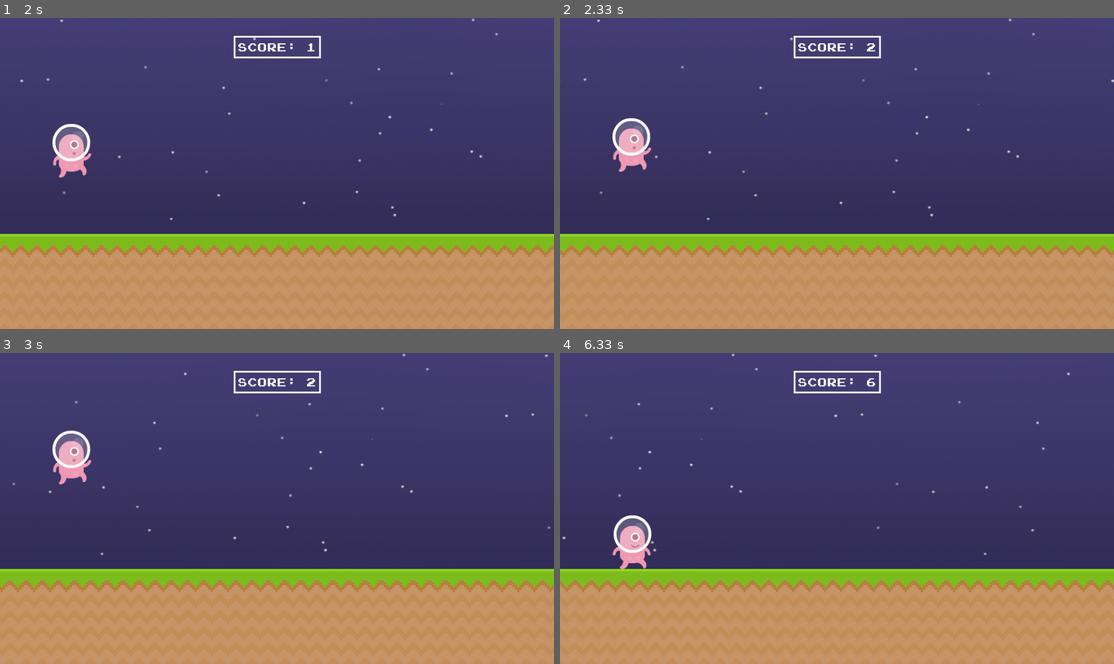
Above: before the commit, frames 1-4 (two rows, left to right).
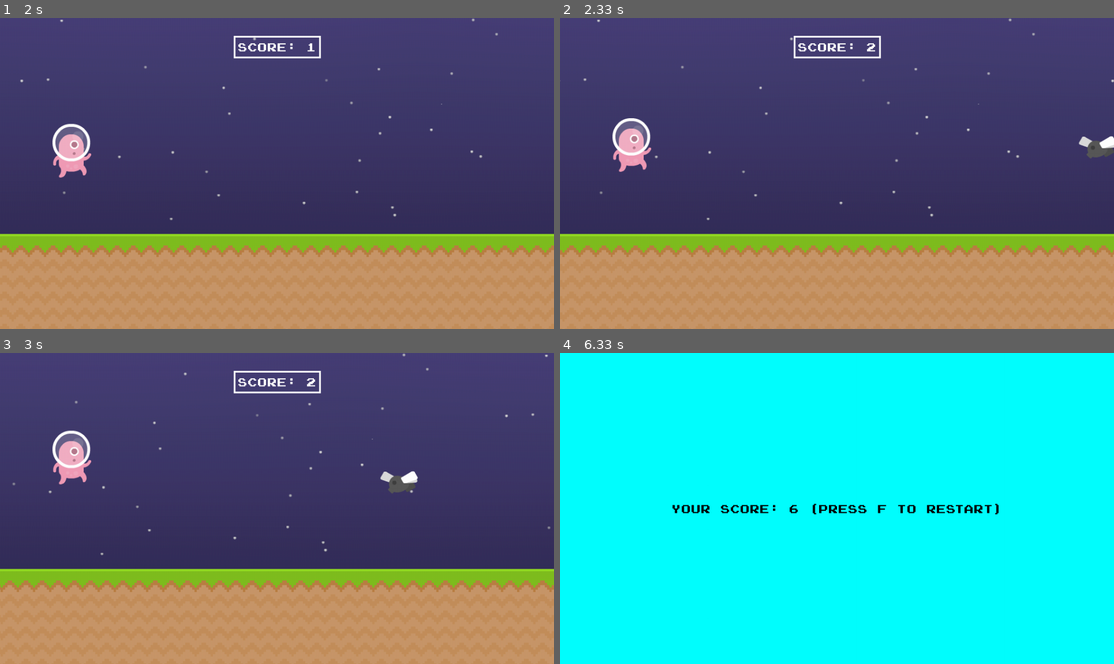
Above: after the commit, the same moments.

Repository: jakubvod/pygame_game
Game: pygame game, started from running_man.py
Same seed, same stepped clock (60 frames per second), same inputs: the game is played once before the commit and once after it.
Inputs:
- Up to frame 1 (2 s): tap Space at 0.33, 0.73, 1.03, 1.23, 1.57, 1.87 s
- Up to frame 2 (2.33 s): tap Space at 2.07 s
- Up to frame 3 (3 s): tap Space at 2.37, 2.63, 2.97 s
- Up to frame 4 (6.33 s): tap Space at 3.27, 3.4, 4.87, 5.17, 5.37, 5.67, 6.2 s

Frame 1 is identical in both runs. In frame 2, 0.3% of the frame differs, in the area x 93-100%, y 37-46%; in frame 3, 0.3%; in frame 4, 100%, in the area x 0-100%, y 0-100%.

Commit message:
add obstacles (fly, spider)

Diff:
--- a/running_man.py
+++ b/running_man.py
@@ -1,7 +1,7 @@
 from pathlib import Path
 import pygame
 import math
-from random import randint
+from random import randint, choice
 
 # Constants
 FPS = 60
@@ -23,9 +23,9 @@
         self.image = self.player_walk[int(self.player_index)]
         self.rect = self.image.get_rect(midbottom = (125, PLAYER_HEIGHT))
 
-    def check_input(self) -> None:
+    def check_input(self, game_active: bool) -> None:
         keys = pygame.key.get_pressed()
-        if keys[pygame.K_SPACE] and self.rect.bottom >= PLAYER_HEIGHT:
+        if game_active and keys[pygame.K_SPACE] and self.rect.bottom >= PLAYER_HEIGHT:
             self.gravity = -18
 
     def apply_gravity(self) -> None:
@@ -44,11 +44,48 @@
             if self.player_index >= len(self.player_walk): self.player_index = 0
             self.image = self.player_walk[int(self.player_index)]
 
+    def update(self, game_active: bool) -> None:
+        self.animate()
+        self.check_input(game_active)
+        self.apply_gravity()
+
+class Obstacle(pygame.sprite.Sprite):
+    def __init__(self, name: str) -> None:
+        super().__init__()
+        self.animation_index = 0.0
+        self.animations: list[pygame.Surface] = []
+
+        if name == "spider":
+            self.animations.append(pygame.image.load(abs_path / "graphics" / "obstacles" / "spider_walk1.png").convert_alpha())
+            self.animations.append(pygame.image.load(abs_path / "graphics" / "obstacles" / "spider_walk2.png").convert_alpha())
+            self.image = self.animations[int(self.animation_index)]
+            self.rect = self.image.get_rect(midbottom = (randint(1000,1400), PLAYER_HEIGHT))
+
+        else: # fly
+            self.animations.append(pygame.image.load(abs_path / "graphics" / "obstacles" / "fly.png").convert_alpha())
+            self.animations.append(pygame.image.load(abs_path / "graphics" / "obstacles" / "fly_fly.png").convert_alpha())
+            self.image = self.animations[int(self.animation_index)]
+            self.rect = self.image.get_rect(midbottom = (randint(1000,1400), 250))
+
+    def animate(self) -> None:
+        self.animation_index += 0.1
+        if self.animation_index >= len(self.animations): self.animation_index = 0
+        self.image = self.animations[int(self.animation_index)]
+
+    def destroy(self) -> None:
+        if self.rect.right <= 0:
+            self.kill()
+
     def update(self) -> None:
         self.animate()
-        self.check_input()
-        self.apply_gravity()
+        self.rect.x -= 6
+        self.destroy()
 
+def collision() -> bool:
+    if pygame.sprite.spritecollide(player.sprite, obstacle_group, False):
+        obstacle_group.empty()
+        return True
+    return False
 
 def display_score() -> int:
     # Score
@@ -106,8 +143,11 @@
 # Groups
 player = pygame.sprite.GroupSingle()
 player.add(Player())
+obstacle_group = pygame.sprite.Group()
 
-enemies = pygame.sprite.Group()
+# Obstacle timer
+obstacle_timer = pygame.USEREVENT + 1
+pygame.time.set_timer(obstacle_timer,1700)
 
 
 while True:
@@ -116,16 +156,40 @@
             pygame.quit()
             exit()
 
+        if game_active:
+            if event.type == obstacle_timer:
+                obstacle_group.add(Obstacle(choice(["spider", "spider", "fly"])))
+        else:
+            if event.type == pygame.KEYDOWN and event.key == pygame.K_f:
+                game_active = True
+                start_time = pygame.time.get_ticks() # Reset timer after death
 
     if game_active:
         # Scroll background
         ground_scroll, sky_scroll = draw_background(sky_background, ground, ground_scroll, sky_scroll)
 
         player.draw(screen)
-        player.update()
+
+        obstacle_group.draw(screen)
+        obstacle_group.update()
+
         score = display_score()
+
+        if collision():
+            game_active = False
+
+        player.update(game_active)
+
     else:
-        pass
+        screen.fill((0, 255, 255))
+
+        if score == 0:  # Intro screen
+            pass
+
+        else: # Death screen
+            result = font.render(f"Your score: {score} (PRESS F TO RESTART)", False, (0, 0, 0))
+            result_rect = result.get_rect(center = (SCREEN_WIDTH / 2, SCREEN_HEIGHT / 2))
+            screen.blit(result, result_rect)
 
 
     pygame.display.update()
Binary file added: graphics/obstacles/barnacle.png
Binary file added: graphics/obstacles/barnacle_bite.png
Binary file added: graphics/obstacles/fly.png
Binary file added: graphics/obstacles/fly_fly.png
Binary file added: graphics/obstacles/spider_walk1.png
Binary file added: graphics/obstacles/spider_walk2.png
